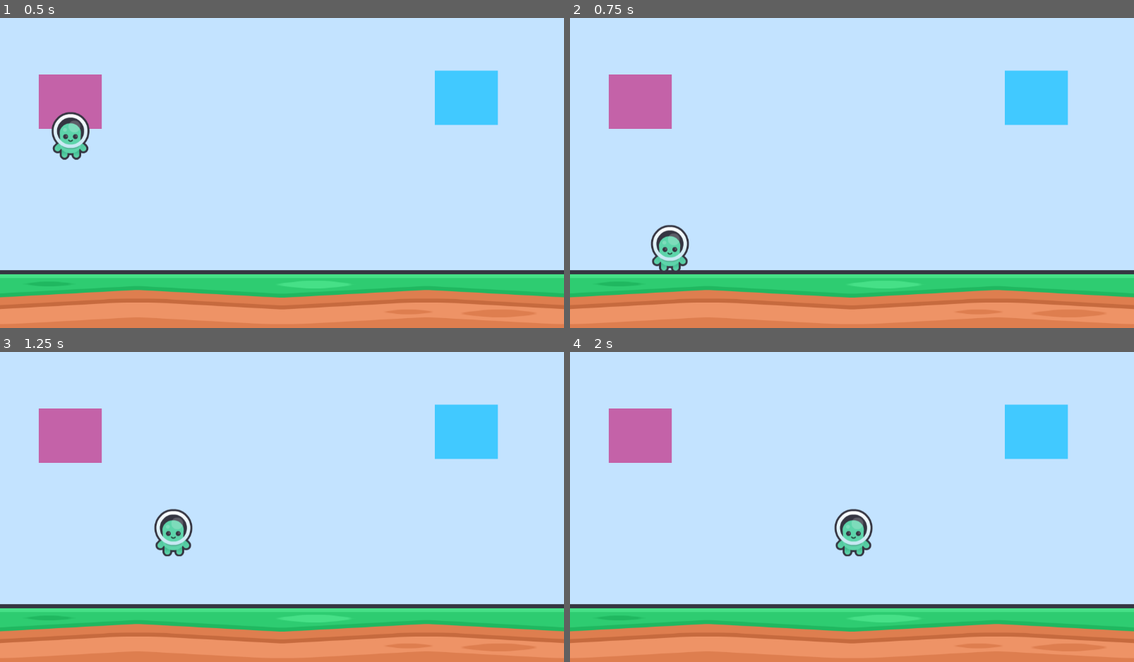
Above: before the commit, frames 1-4 (two rows, left to right).
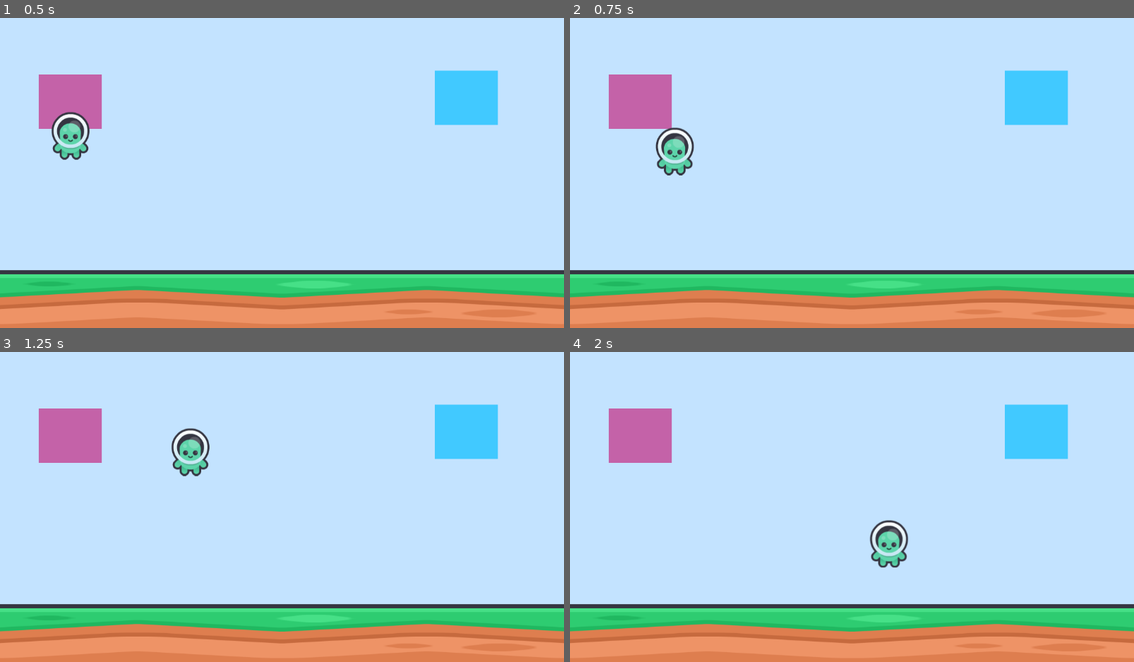
Above: after the commit, the same moments.

Repository: ShayLuan/GameDevTest
Game: Godot game, scene res://Example2World/Scenes/area_2d.tscn
Two runs of this game, one before a commit and one after it. Both use one fixed random seed, a clock stepped at 60 frames per second and the inputs below. This scene is started directly instead of the project's main scene.
Inputs:
- Up to frame 1 (0.5 s): no input
- Up to frame 2 (0.75 s): tap Enter (ui_accept) at 0.5 s; hold Right (ui_right) from 0.53 s (still down); tap Space (jump) at 0.6 s
- Up to frame 3 (1.25 s): keep holding Right (ui_right); tap Space (jump) at 0.77, 1.07 s
- Up to frame 4 (2 s): keep holding Right (ui_right); tap Space (jump) at 1.35, 1.52, 1.82 s

Frame 1 is identical in both runs. In frame 2, 1.6% of the frame differs, in the area x 14-23%, y 35-82%; in frame 3, 1.6%, in the area x 27-38%, y 24-67%; in frame 4, 1.6%.

Commit message:
double jump logic

Diff:
--- a/Signals/signals/Example2World/Player/character.gd
+++ b/Signals/signals/Example2World/Player/character.gd
@@ -4,7 +4,7 @@
 
 var GRAVITY: float = ProjectSettings.get_setting("physics/2d/default_gravity")
 var jump_counter: int = 0
-const MOVE_SPEED: float = 300.0
+const MOVE_SPEED: float = 350.0
 
 # Called when the node enters the scene tree for the first time.
 func _ready() -> void:
@@ -26,18 +26,23 @@
 		else:
 			velocity.y += GRAVITY * delta
 
+	if is_on_floor():
+		jump_counter = 0
+		gravity_reset()
+
 	########################################################
 	####################### JUMP ###########################
 	########################################################
-	if Input.is_action_just_pressed("jump") and is_on_floor():
-		jump_counter += 1
-		if not is_on_floor() and Input.is_action_just_pressed("jump") and jump_counter < 2:
+	if Input.is_action_just_pressed("jump"):
+		# GROUND JUMP
+		if is_on_floor():
+			velocity.y = -650.0
+			GRAVITY = 1500.0
 			jump_counter += 1
+		elif not is_on_floor() and jump_counter < 2:
 			velocity.y = -600.0
 			GRAVITY = 2000.0
-		velocity.y = -700.0
-		GRAVITY = 2000.0
-
+			jump_counter += 1
 
 	########################################################
 	################# DIRECTIONAL MOVEMENT #################
